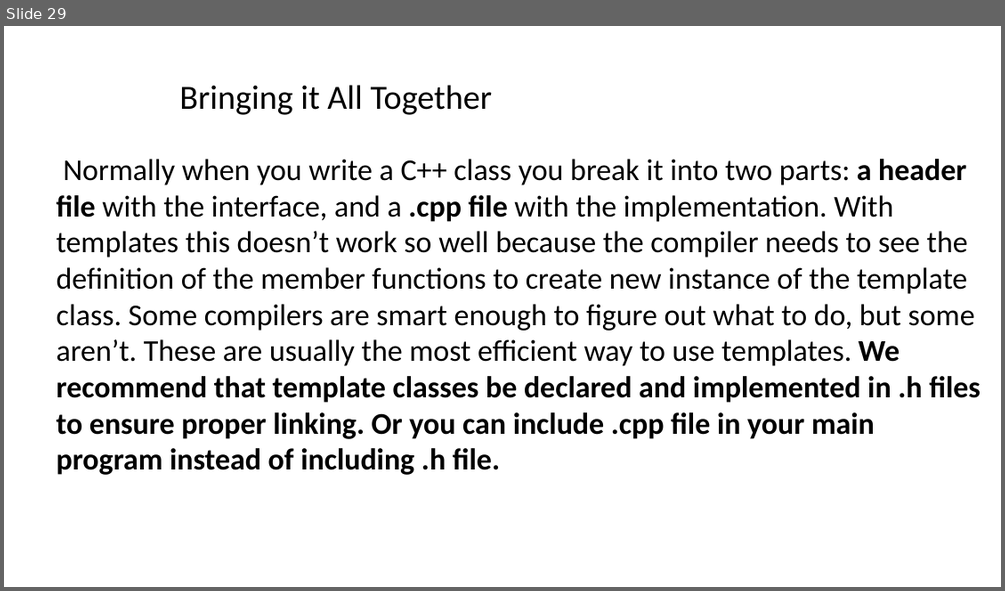
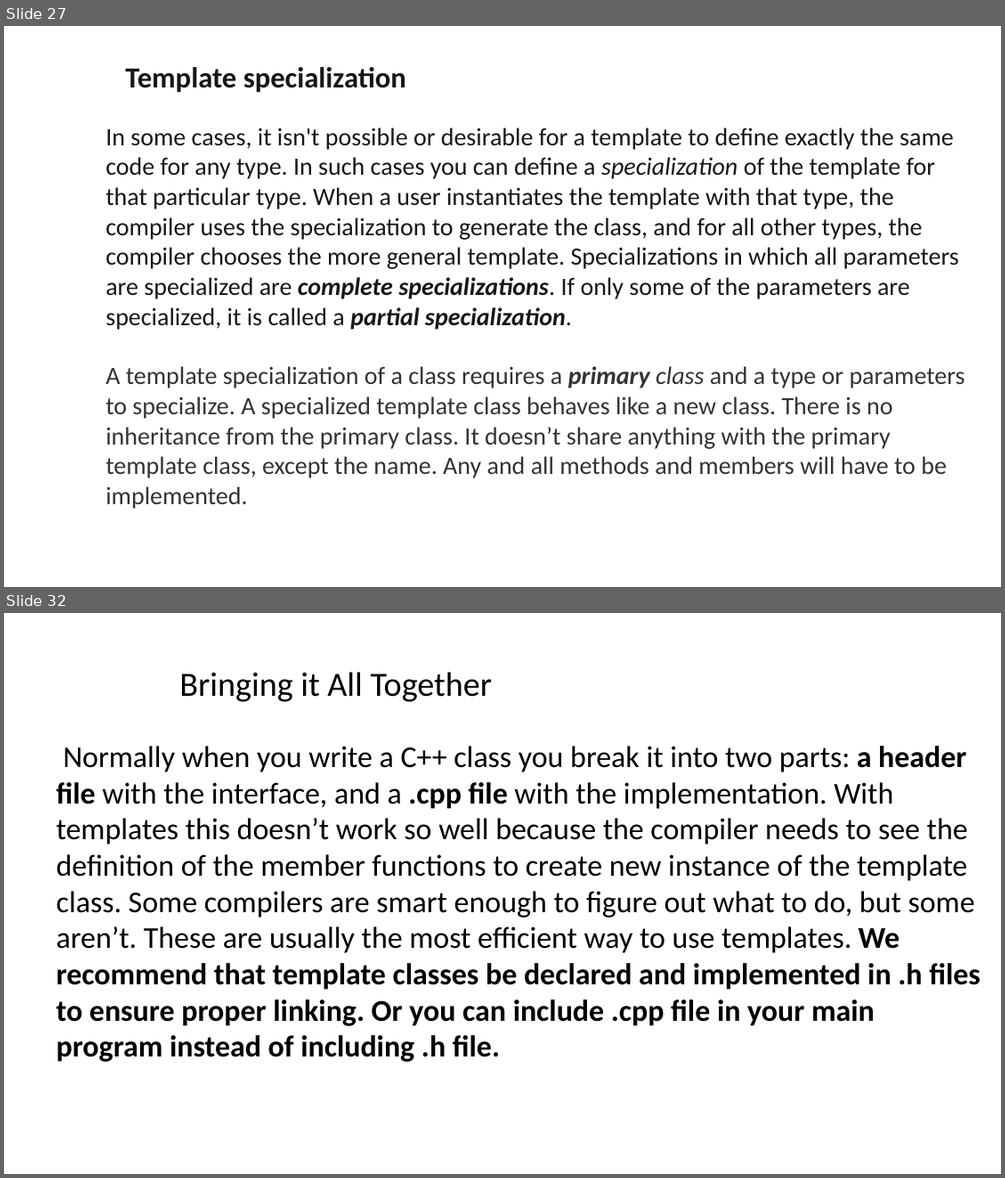
Before and after one commit to ShiqiYu/CPP, a slide deck: week13/Lab13.pptx. Shown one above the other, each under a label of ours: slide 29 before the commit, slides 27 and 32 after it; the slides between them are not shown. The pictures are 1005x591 and 1005x1178 pixels, drawn with LibreOffice and Linux fonts; fonts in the diff are those of the drawing; background and template pictures are left out. Boxes give left, top, right and bottom in pixels: in the first picture for what was removed or moved away, otherwise in the second. Text is boxed around its words. In the diff, an @@ line names an element or a change of style, - is before the commit and + after.

```diff
--- a/week13/Lab13.pptx
+++ b/week13/Lab13.pptx
@@ slide 27 added at (4,26,1001,587), background #FFFFFF @@
@@ text added at (125,67,406,92), 28 pt, text #171717, bold @@
+Template specialization
@@ text added at (105,127,959,329), 24 pt, text #171717 @@
+In some cases, it isn't possible or desirable for a template to define exactly the same code for any type. In such cases you can define a specialization of the template for that particular type. When a user instantiates the template with that type, the compiler uses the specialization to generate the class, and for all other types, the compiler chooses the more general template. Specializations in which all parameters are specialized are complete specializations. If only some of the parameters are specialized, it is called a partial specialization.
@@ text added at (105,366,965,508), 24 pt, text #333333 @@
+A template specialization of a class requires a primary class and a type or parameters to specialize. A specialized template class behaves like a new class. There is no inheritance from the primary class. It doesn’t share anything with the primary template class, except the name. Any and all methods and members will have to be implemented.
@@ what was slide 29 is now slide 32 @@
```
Also in this commit, not shown: 6 slides changed, 12 other slides added, 9 slides removed.
